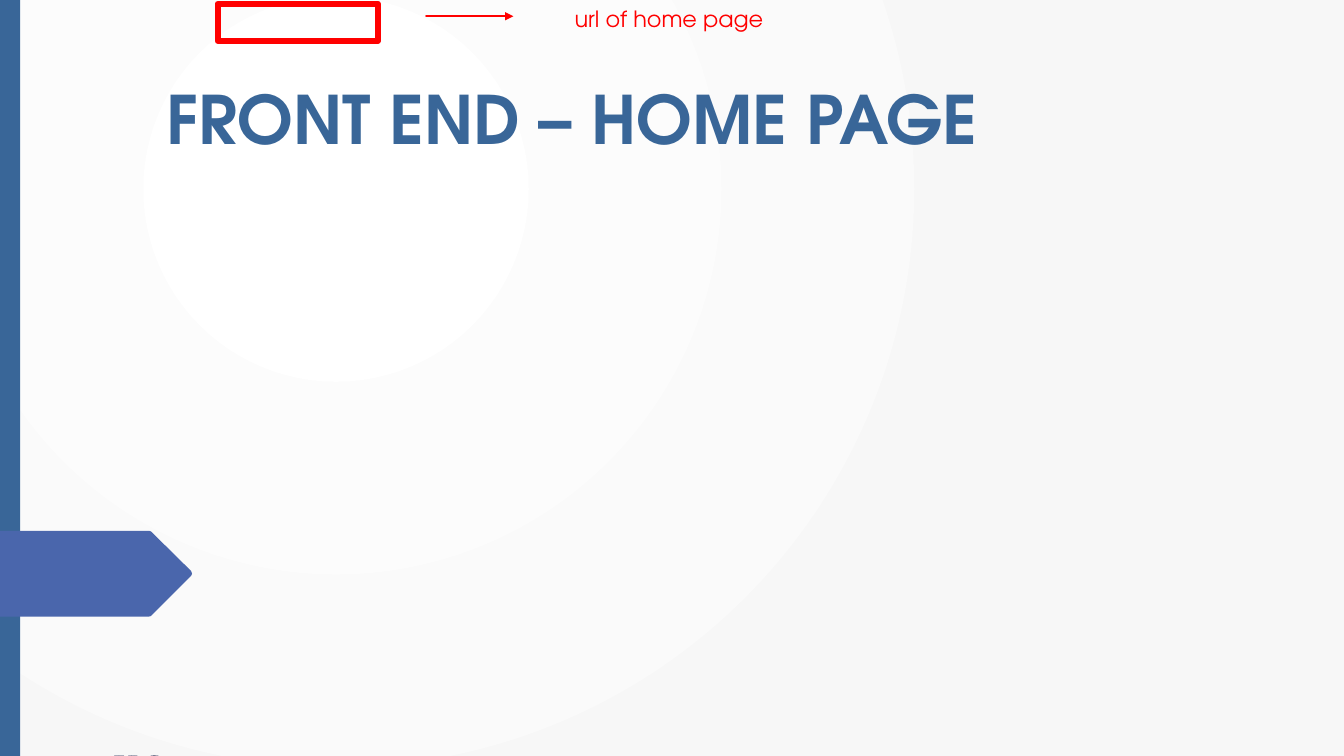
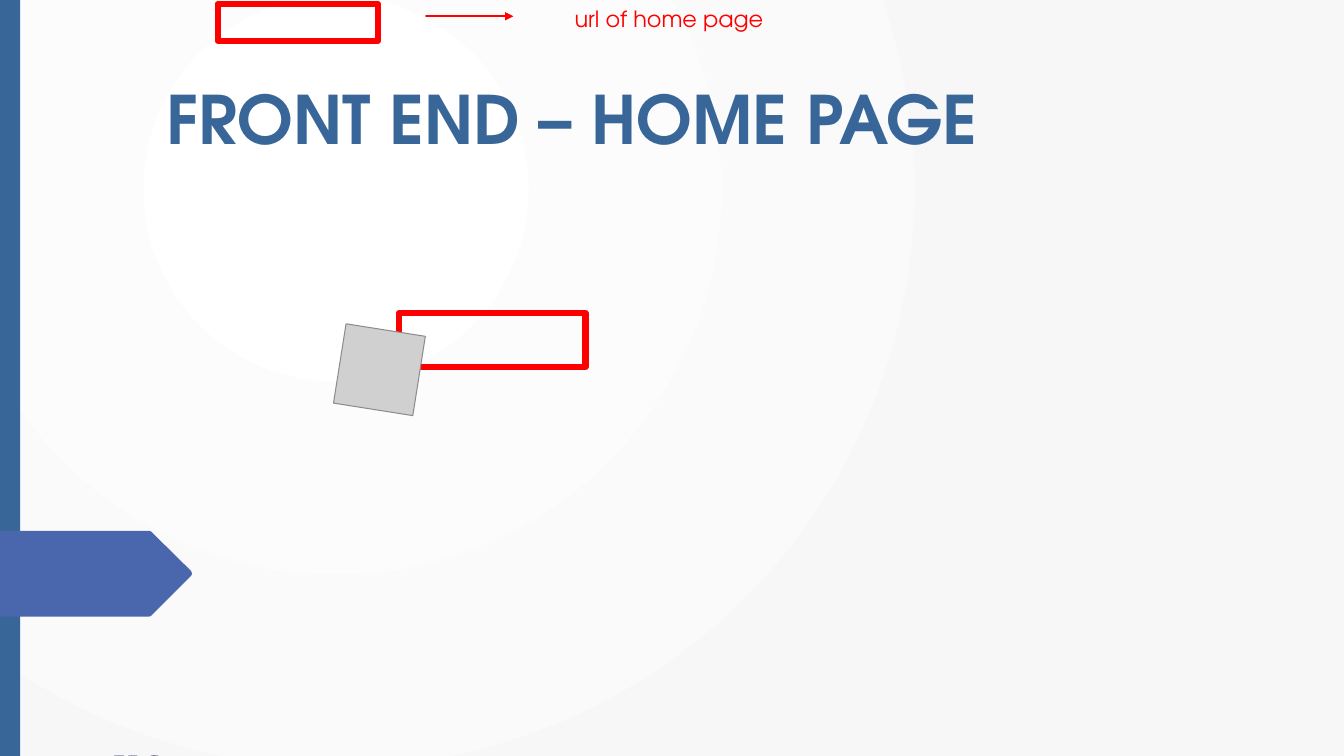
Before and after one commit to edo98811/IoT_project, a slide deck: slide 8 of Documenti/progetto_finale_last.pptx. Drawn at 1344x756 pixels with LibreOffice and Linux fonts; fonts in the diff are those of the drawing; grey boxes stand for pictures; background and template pictures are left out. Boxes give left, top, right and bottom in pixels: in the first picture for what was removed or moved away, otherwise in the second. Text is boxed around its words. In the diff, an @@ line names an element or a change of style, - is before the commit and + after.

```diff
--- a/Documenti/progetto_finale_last.pptx
+++ b/Documenti/progetto_finale_last.pptx
@@ picture added at (334, 324, 426, 416) @@
@@ rectangle added at (399, 314, 586, 368), outline #FF0000 4.5 pt @@
```
Also in this commit, not shown: 4 other slides changed, 8 slides added, 12 slides removed, 8 other files.
